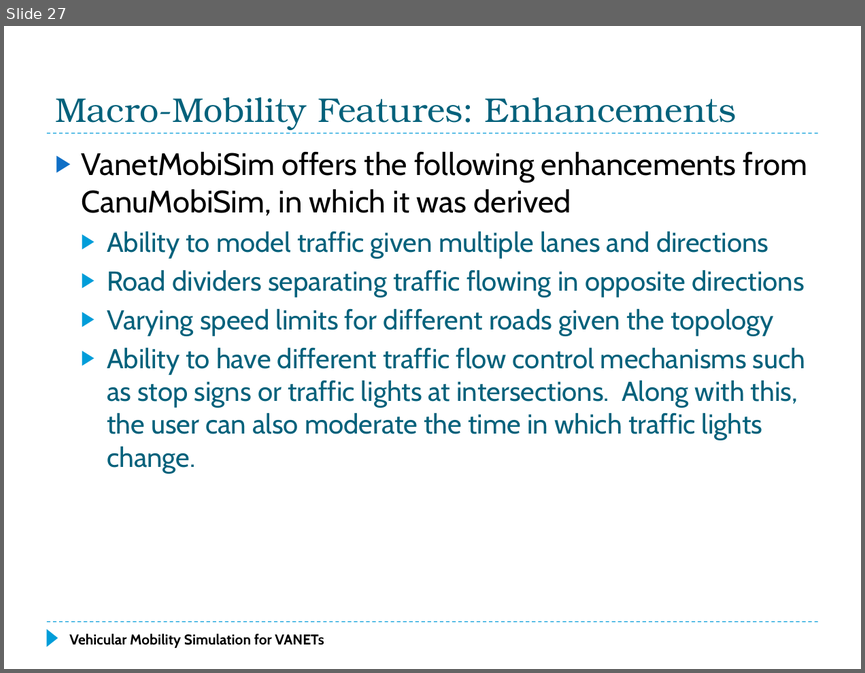
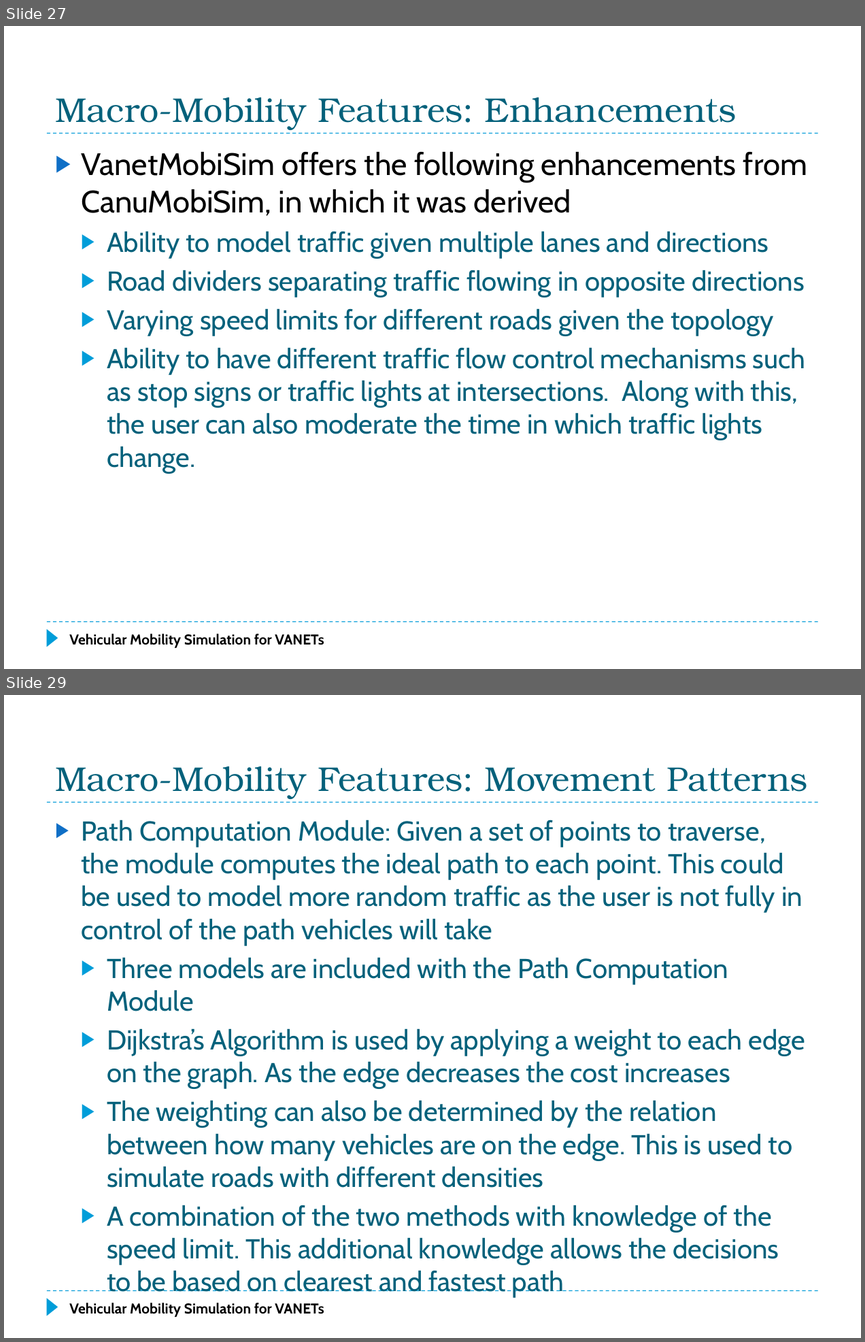
Before and after one commit to f33losopher/EEMaster_VANET, a slide deck: VANET_Felix.pptx. Shown one above the other, each under a label of ours: slide 27 before the commit, slides 27 and 29 after it; the slides between them are not shown. The pictures are 865x673 and 865x1342 pixels, drawn with LibreOffice and Linux fonts; fonts in the diff are those of the drawing. Boxes give left, top, right and bottom in pixels: in the first picture for what was removed or moved away, otherwise in the second. Text is boxed around its words. In the diff, an @@ line names an element or a change of style, - is before the commit and + after.

Commit message:
Finished Paper. Doing power point from Micro Mobility

```diff
--- a/VANET_Felix.pptx
+++ b/VANET_Felix.pptx
@@ slide 29 added at (4, 695, 861, 1338), background #FFFFFF; not listed: 3 template elements that a slide beside it also shows @@
@@ title added at (55, 766, 807, 798), 28.8 pt, text #04617B @@
+Macro-Mobility Features: Movement Patterns
@@ text added at (81, 819, 805, 1265), 23 pt, text #04617B @@
+  ▶ Path Computation Module: Given a set of points to traverse, the module computes the ideal path to each point. This could be used to model more random traffic as the user is not fully in control of the path vehicles will take
+  ▶ Three models are included with the Path Computation Module
+  ▶ Dijkstra’s Algorithm is used by applying a weight to each edge on the graph. As the edge decreases the cost increases
+  ▶ The weighting can also be determined by the relation between how many vehicles are on the edge. This is used to simulate roads with different densities
+  ▶ A combination of the two methods with knowledge of the speed limit. This additional knowledge allows the decisions to be based on clearest and fastest path
@@ text added at (69, 1302, 324, 1317), 12 pt, text #000000, bold @@
+Vehicular Mobility Simulation for VANETs
```
Also in this commit, not shown: 1 slide changed, 1 other slide added, 1 other file.
